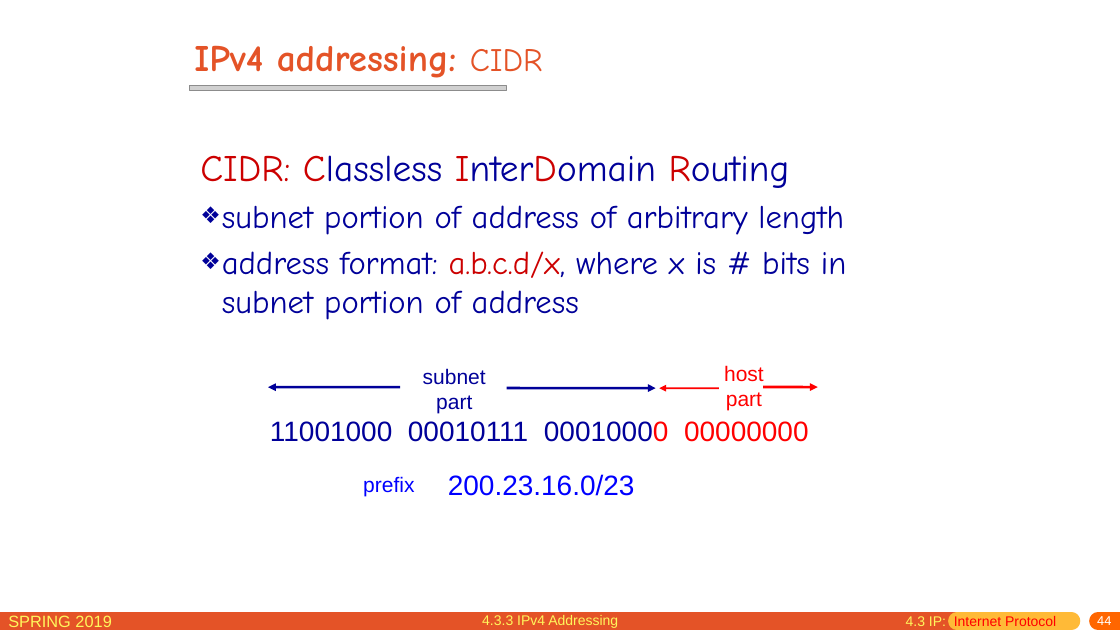
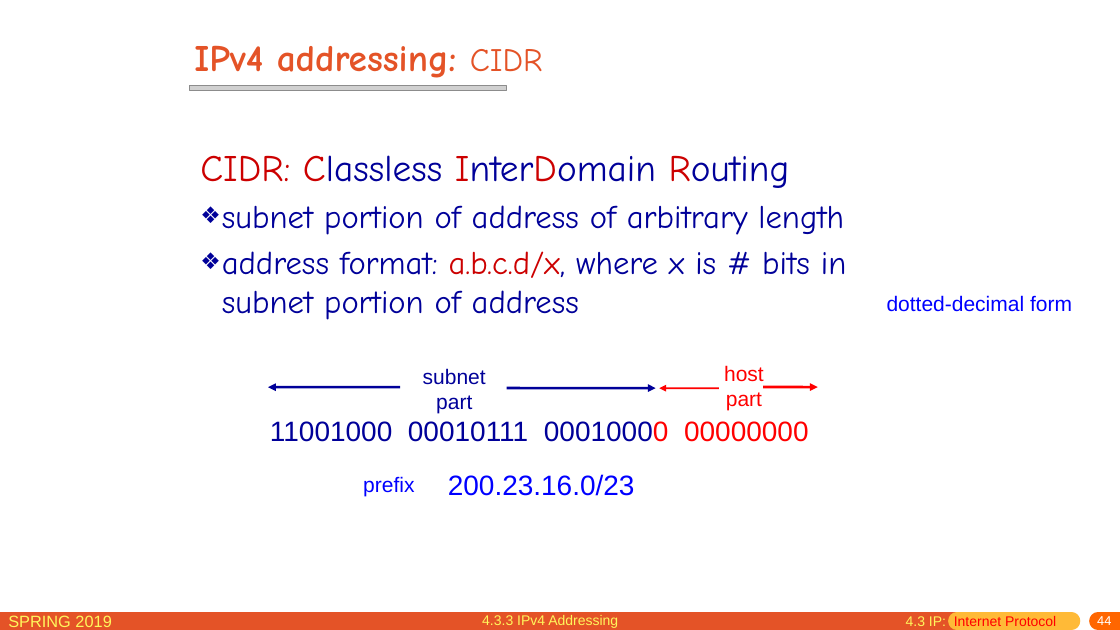
Before and after one commit to jichenghu/PPT_networkDistributed, a slide deck: slide 44 of chapter4.pptx. Drawn at 1120x630 pixels with LibreOffice and Linux fonts; fonts in the diff are those of the drawing; grey boxes stand for pictures. Boxes give left, top, right and bottom in pixels: in the first picture for what was removed or moved away, otherwise in the second. Text is boxed around its words. In the diff, an @@ line names an element or a change of style, - is before the commit and + after.

```diff
--- a/chapter4.pptx
+++ b/chapter4.pptx
@@ text added at bbox=[887, 295, 1072, 312], 18 pt, text #0000FF @@
+dotted-decimal form
```
Also in this commit, not shown: 5 other slides changed.
